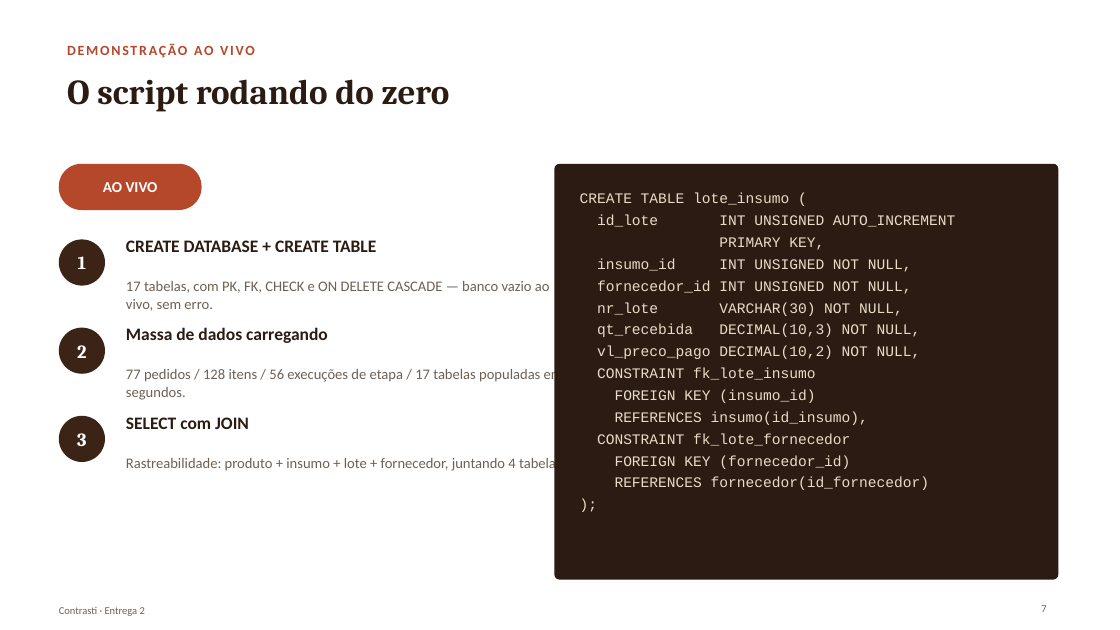
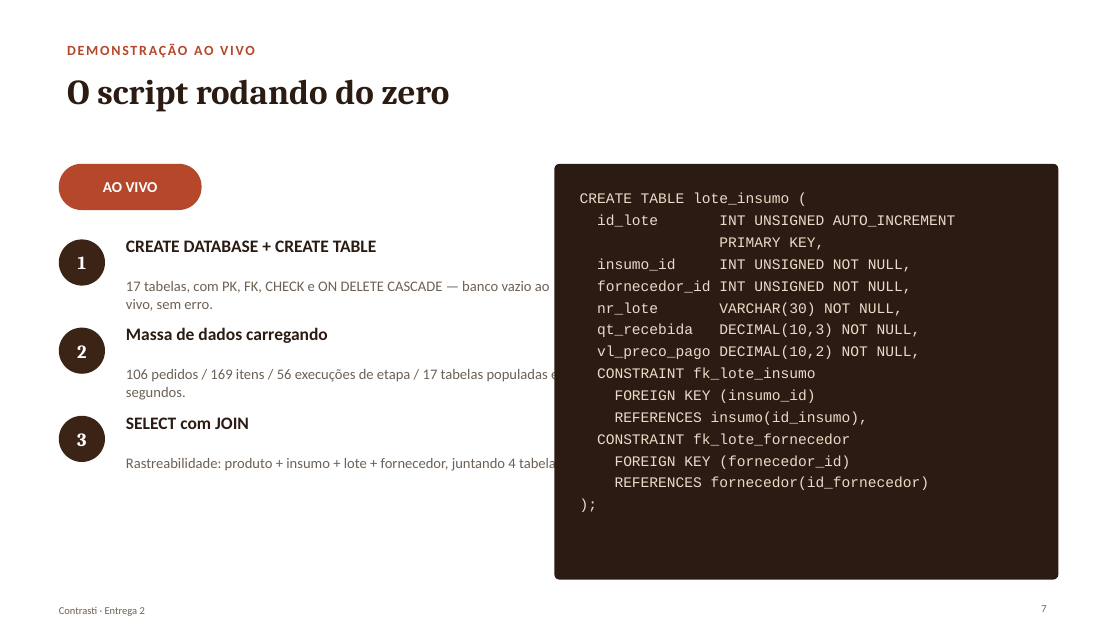
Before and after one commit to matheusmontagner8/Modelagem-de-Dados, a slide deck: slide 7 of Entrega2/apresentacao.pptx. Drawn at 1120x630 pixels with LibreOffice and Linux fonts; fonts in the diff are those of the drawing. Boxes give left, top, right and bottom in pixels: in the first picture for what was removed or moved away, otherwise in the second. Text is boxed around its words. In the diff, an @@ line names an element or a change of style, - is before the commit and + after.

```diff
--- a/Entrega2/apresentacao.pptx
+++ b/Entrega2/apresentacao.pptx
@@ text at bbox=[126, 367, 570, 400]: text changed @@
-77 pedidos / 128 itens / 56 execuções de etapa / 17 tabelas populadas em segundos.
+106 pedidos / 169 itens / 56 execuções de etapa / 17 tabelas populadas em segundos.
```
Also in this commit, not shown: 1 other slide changed.
